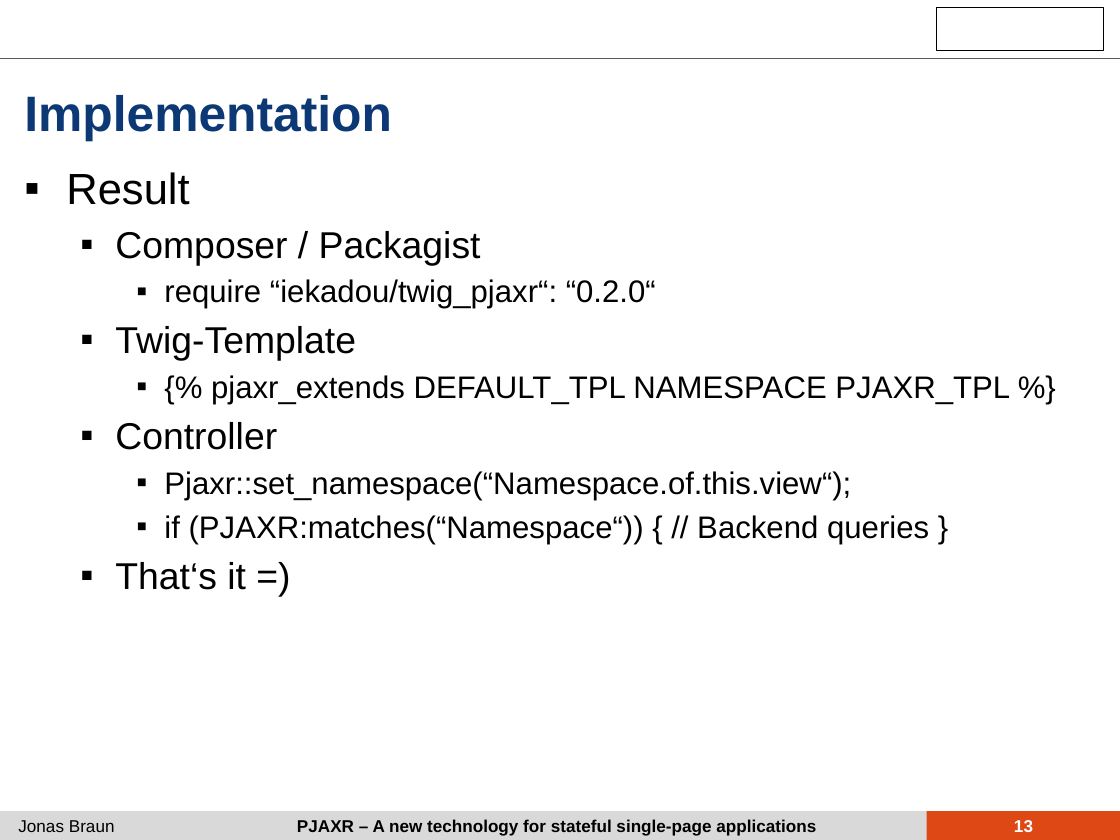
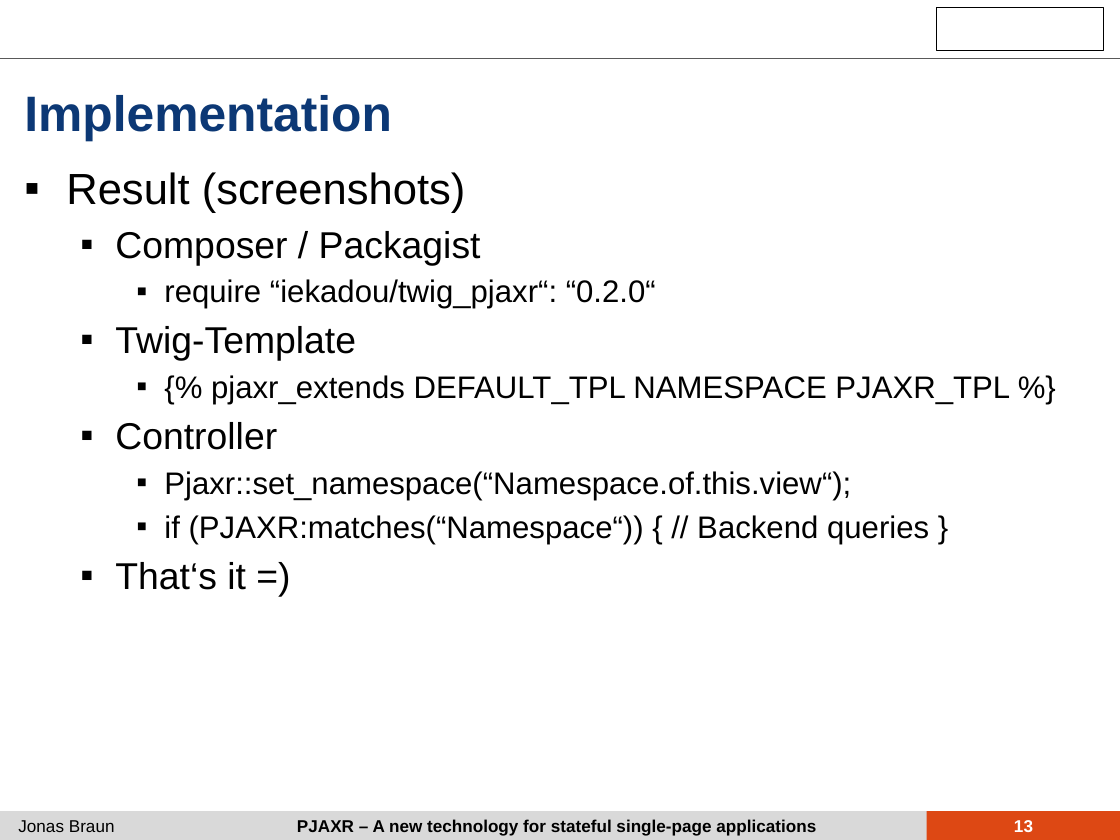
Before and after one commit to iekadou/bachelor-thesis, a slide deck: slide 13 of colloquium/colloquium.pptx. Drawn at 1120x840 pixels with LibreOffice and Linux fonts; fonts in the diff are those of the drawing; background and template pictures are left out. Boxes give left, top, right and bottom in pixels: in the first picture for what was removed or moved away, otherwise in the second. Text is boxed around its words. In the diff, an @@ line names an element or a change of style, - is before the commit and + after.

```diff
--- a/colloquium/colloquium.pptx
+++ b/colloquium/colloquium.pptx
@@ text at (x1=66, y1=172, x2=466, y2=213): text changed @@
-▪ Result
+▪ Result (screenshots)
```
Also in this commit, not shown: 4 other slides changed, 54 other files.
